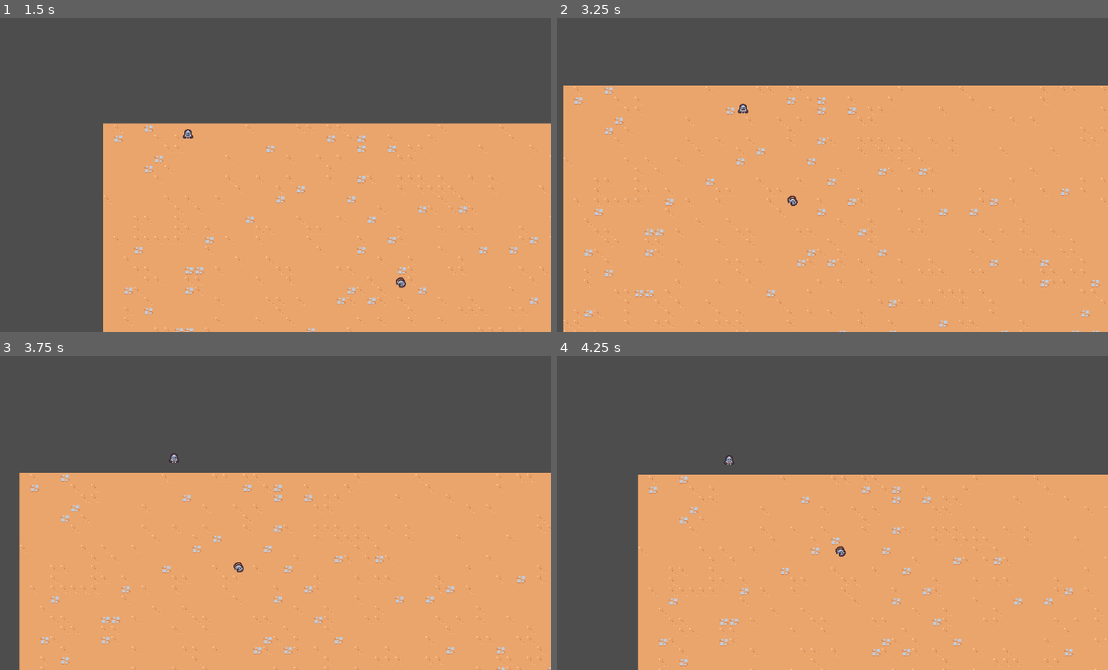
Above: before the commit, frames 1-4 (two rows, left to right).
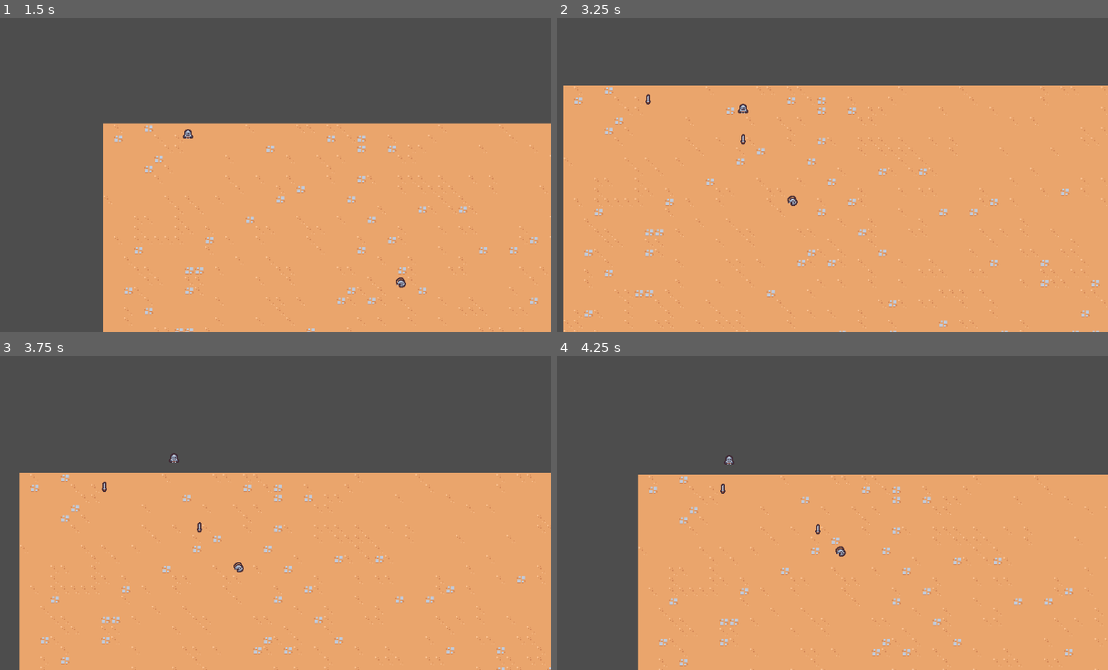
Above: after the commit, the same moments.

Repository: justknick/myFirst2DSurvivorsGame
Game: Godot game, scene res://scenes/main/main.tscn
Same seed, same stepped clock (60 frames per second), same inputs: the game is played once before the commit and once after it.
Inputs:
- Up to frame 1 (1.5 s): hold D (move_right) 0.53-1.28 s; hold S (move_down) from 1.28 s (still down)
- Up to frame 2 (3.25 s): release S (move_down) at 2.03 s; hold D (move_right) 2.03-2.78 s; hold W (move_up) from 2.78 s (still down)
- Up to frame 3 (3.75 s): release W (move_up) at 3.53 s; hold A (move_left) from 3.53 s (still down)
- Up to frame 4 (4.25 s): keep holding A (move_left)

Frame 1 is identical in both runs. In frame 2, less than 0.1% of the frame differs, in the area x 16-35%, y 24-41%; in frame 3, less than 0.1%, in the area x 18-37%, y 40-57%; in frame 4, less than 0.1%.

Commit message:
added sword ability and sword ability controller scenes \\ updated player and basic enemy scenes

Diff:
--- /dev/null
+++ b/scenes/ability/sword_ability/sword_ability.tscn
@@ -0,0 +1,9 @@
+[gd_scene load_steps=2 format=3 uid="uid://d3je3smxavpyd"]
+
+[ext_resource type="Texture2D" uid="uid://cgbxcuv81708a" path="res://scenes/ability/sword_ability/sword.png" id="1_jkila"]
+
+[node name="SwordAbility" type="Node2D"]
+
+[node name="Sprite2D" type="Sprite2D" parent="."]
+texture = ExtResource("1_jkila")
+offset = Vector2(0, -5)
--- /dev/null
+++ b/scenes/ability/sword_ability_controller/sword_ability_controller.gd
@@ -0,0 +1,25 @@
+extends Node
+# Purpose is to  spawn the sword in an auto fashion to attack enemies
+
+# Specify scene that corresponds to sword ability
+# Tells the type of variable that's being exported in the inspector
+@export var sword_ability: PackedScene
+
+# Called when the node enters the scene tree for the first time.
+func _ready():
+	# get_node("Timer"), or...
+	$Timer.timeout.connect(on_timer_timeout)
+
+
+func on_timer_timeout():
+	# we will place the location where the sword ability to appear
+	var player = get_tree().get_first_node_in_group("player") as Node2D
+	if player == null:
+		return
+
+	# the var will instantiate the ability, but not display anything
+	# placed after player instance, bc we want to ensure player exists
+	var sword_instance = sword_ability.instantiate() as Node2D
+	# we will add child node to the scene where player node is (i.e. main)
+	player.get_parent().add_child(sword_instance)
+	sword_instance.global_position = player.global_position
--- /dev/null
+++ b/scenes/ability/sword_ability_controller/sword_ability_controller.tscn
@@ -0,0 +1,12 @@
+[gd_scene load_steps=3 format=3 uid="uid://csyvyf58alty1"]
+
+[ext_resource type="Script" path="res://scenes/ability/sword_ability_controller/sword_ability_controller.gd" id="1_1vd0a"]
+[ext_resource type="PackedScene" uid="uid://d3je3smxavpyd" path="res://scenes/ability/sword_ability/sword_ability.tscn" id="2_r6fp7"]
+
+[node name="SwordAbilityController" type="Node"]
+script = ExtResource("1_1vd0a")
+sword_ability = ExtResource("2_r6fp7")
+
+[node name="Timer" type="Timer" parent="."]
+wait_time = 1.5
+autostart = true
--- a/scenes/basic_enemy/basic_enemy.tscn
+++ b/scenes/basic_enemy/basic_enemy.tscn
@@ -7,6 +7,7 @@
 radius = 6.0
 
 [node name="BasicEnemy" type="CharacterBody2D"]
+collision_layer = 0
 script = ExtResource("1_ydhnh")
 
 [node name="Sprite2D" type="Sprite2D" parent="."]
--- a/scenes/player/player.tscn
+++ b/scenes/player/player.tscn
@@ -1,13 +1,19 @@
-[gd_scene load_steps=4 format=3 uid="uid://dd7snnvjk0ui1"]
+[gd_scene load_steps=5 format=3 uid="uid://dd7snnvjk0ui1"]
 
 [ext_resource type="Script" path="res://scenes/player/player.gd" id="1_ie07k"]
 [ext_resource type="Texture2D" uid="uid://dl25bv5woat31" path="res://scenes/player/player.png" id="1_ugtq6"]
+[ext_resource type="PackedScene" uid="uid://csyvyf58alty1" path="res://scenes/ability/sword_ability_controller/sword_ability_controller.tscn" id="2_a5t6c"]
 
 [sub_resource type="CircleShape2D" id="CircleShape2D_5lfn2"]
 radius = 6.0
 
 [node name="Player" type="CharacterBody2D" groups=["player"]]
+collision_layer = 0
 script = ExtResource("1_ie07k")
+
+[node name="AbilityManager" type="Node" parent="."]
+
+[node name="SwordAbilityController" parent="AbilityManager" instance=ExtResource("2_a5t6c")]
 
 [node name="Sprite2D" type="Sprite2D" parent="."]
 texture = ExtResource("1_ugtq6")
Binary file added: scenes/ability/sword_ability/sword.png
Not shown, added: scenes/ability/sword_ability/sword.png.import
